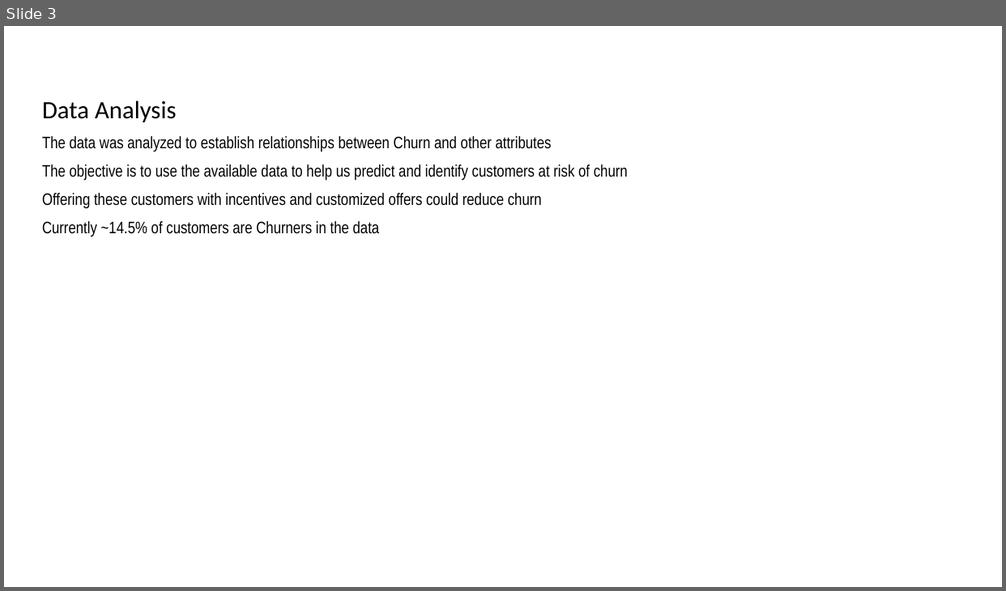
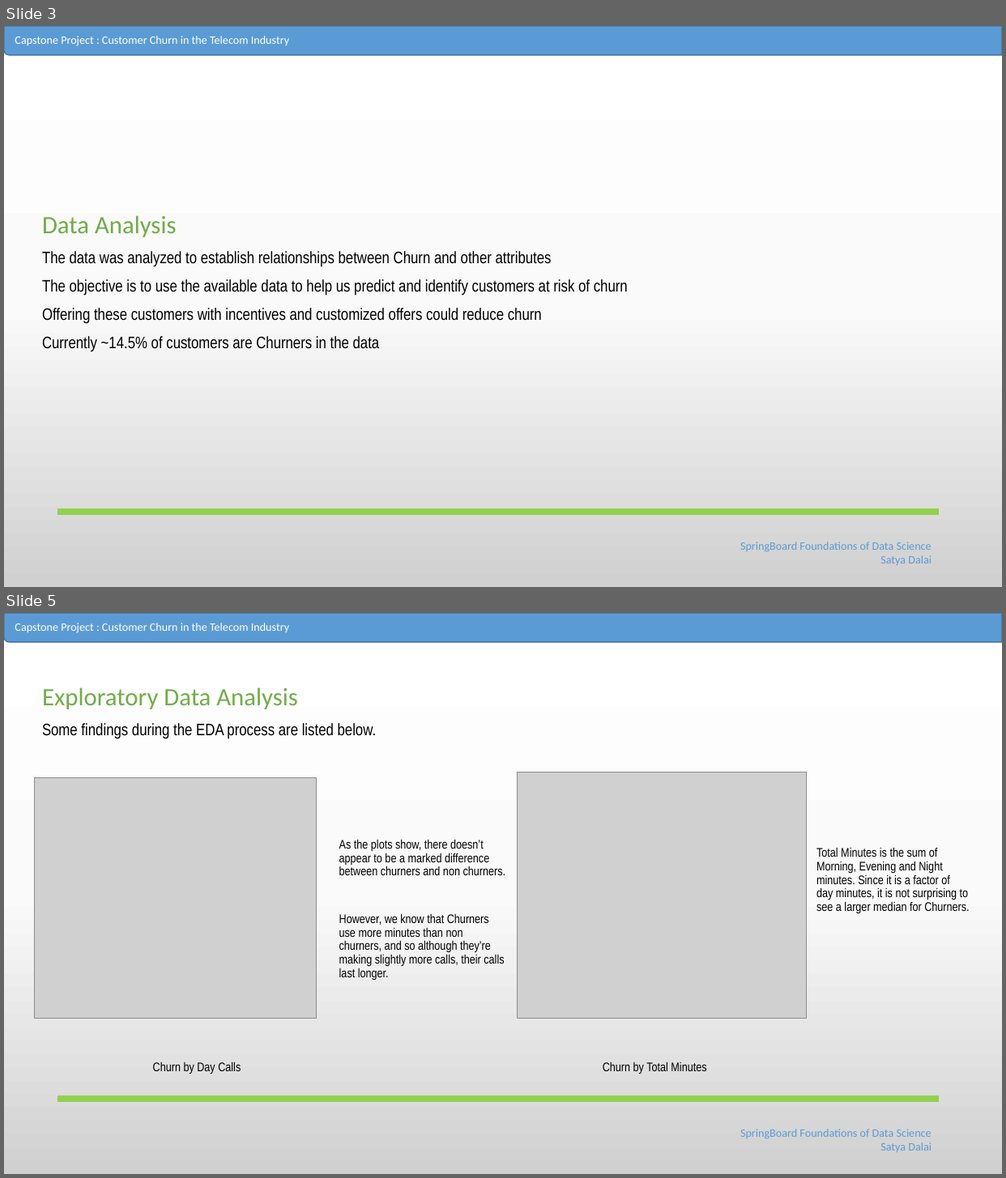
Before and after one commit to Satyad1/Capstone, a slide deck: Slides_SatyaD.pptx. Shown one above the other, each under a label of ours: slide 3 before the commit, slides 3 and 5 after it; the slides between them are not shown. The pictures are 1006x591 and 1006x1178 pixels, drawn with LibreOffice and Linux fonts; fonts in the diff are those of the drawing; grey boxes stand for pictures. Boxes give left, top, right and bottom in pixels: in the first picture for what was removed or moved away, otherwise in the second. Text is boxed around its words. In the diff, an @@ line names an element or a change of style, - is before the commit and + after.

```diff
--- a/Slides_SatyaD.pptx
+++ b/Slides_SatyaD.pptx
@@ slide 5 added at box(4, 613, 1002, 1174), background gradient #FFFFFF to #FBFBFB to #D1D1D1 @@
@@ round rect added at box(4, 613, 1002, 642), fill #5B9BD5, outline #43739E 1 pt @@
@@ text added at box(15, 623, 289, 633), 11 pt, text #FFFFFF @@
+Capstone Project : Customer Churn in the Telecom Industry
@@ text added at box(42, 688, 377, 739), 16 pt, text #000000 @@
+Exploratory Data Analysis
+Some findings during the EDA process are listed below.
@@ picture added at box(35, 777, 317, 1019) @@
@@ picture added at box(518, 773, 807, 1019) @@
@@ text added at box(339, 840, 506, 980), 12 pt, text #000000 @@
+As the plots show, there doesn’t appear to be a marked difference between churners and non churners.
+However, we know that Churners use more minutes than non churners, and so although they’re making slightly more calls, their calls last longer.
@@ text added at box(816, 848, 969, 914), 12 pt, text #000000 @@
+Total Minutes is the sum of Morning, Evening and Night minutes. Since it is a factor of day minutes, it is not surprising to see a larger median for Churners.
@@ text added at box(153, 1063, 241, 1074), 12 pt, text #000000 @@
+Churn by Day Calls
@@ text added at box(603, 1063, 706, 1074), 12 pt, text #000000 @@
+Churn by Total Minutes
@@ line added from (58, 1099) to (939, 1099), #92D050 6 pt @@
@@ text added at box(740, 1129, 931, 1152), 11 pt, text #5B9BD5 @@
+SpringBoard Foundations of Data Science
+Satya Dalai
@@ slide 3 changed as well @@
@@ background #FFFFFF to gradient #FFFFFF to #FBFBFB to #D1D1D1 @@
@@ round rect added at box(4, 26, 1002, 55), fill #5B9BD5, outline #43739E 1 pt @@
@@ text added at box(15, 36, 289, 46), 11 pt, text #FFFFFF @@
+Capstone Project : Customer Churn in the Telecom Industry
@@ text at box(42, 216, 177, 237): text colour #000000 to #70AD47 in "Data Analysis" @@
@@ line added from (58, 512) to (939, 512), #92D050 6 pt @@
@@ text added at box(740, 542, 931, 565), 11 pt, text #5B9BD5 @@
+SpringBoard Foundations of Data Science
+Satya Dalai
```
Also in this commit, not shown: 5 other slides changed, 6 other slides added, 4 slides removed.
